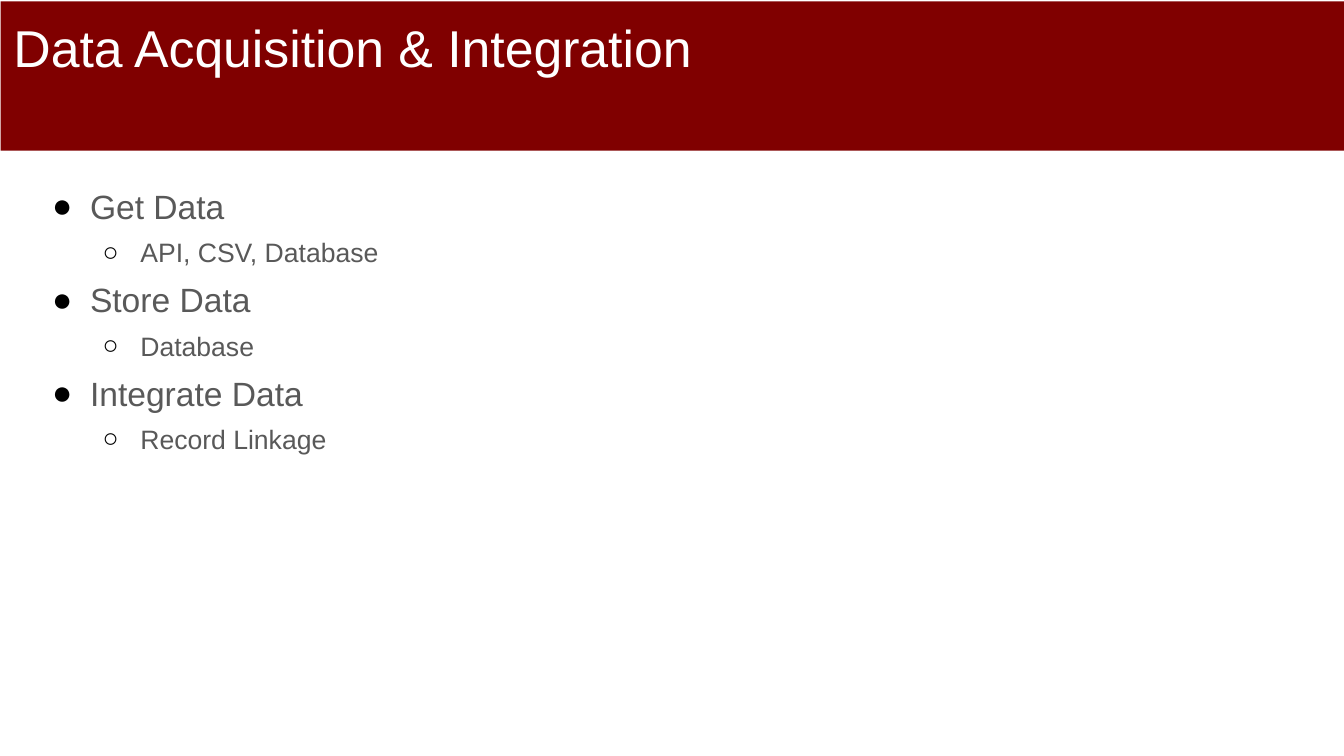
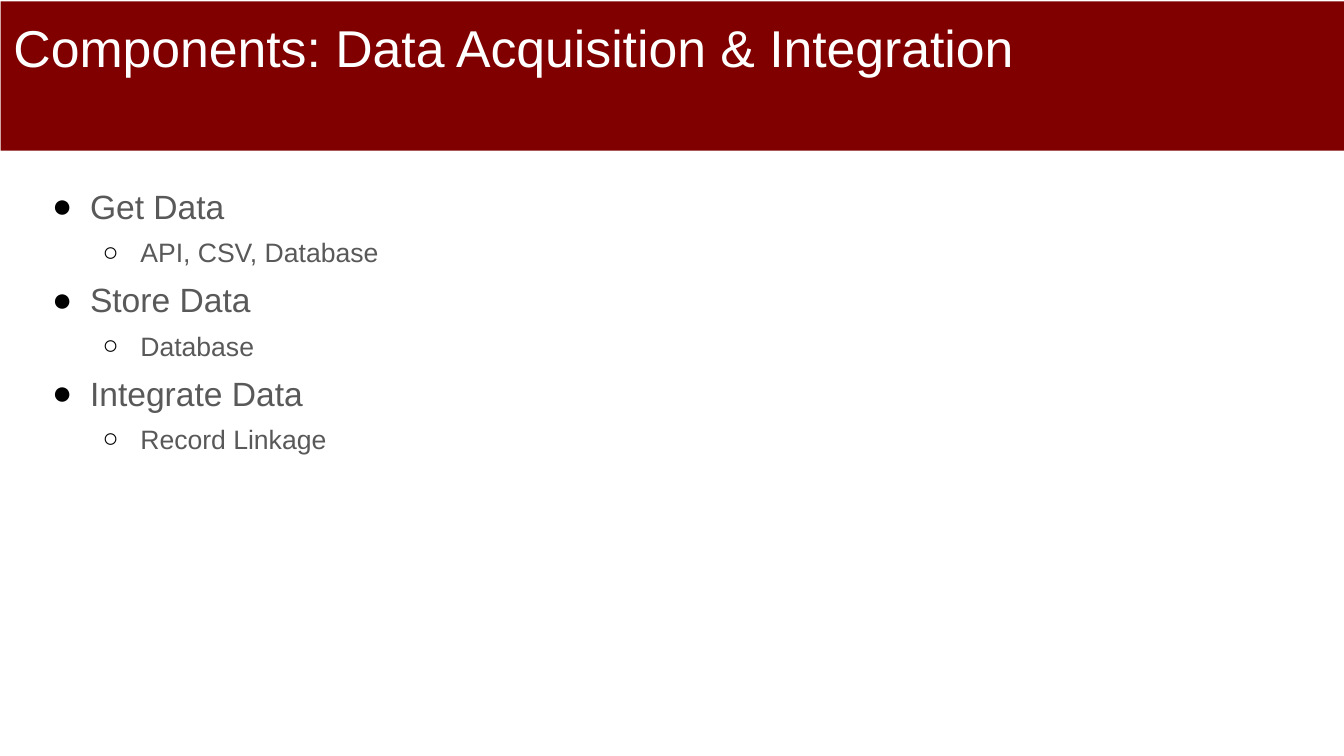
Before and after one commit to dssg/mlforpublicpolicylab, a slide deck: slide 10 of 04 - Machine Learning Pipelines/Machine-Learning-Pipelines.pptx. Drawn at 1344x756 pixels with LibreOffice and Linux fonts; fonts in the diff are those of the drawing. Boxes give left, top, right and bottom in pixels: in the first picture for what was removed or moved away, otherwise in the second. Text is boxed around its words. In the diff, an @@ line names an element or a change of style, - is before the commit and + after.

```diff
--- a/04 - Machine Learning Pipelines/Machine-Learning-Pipelines.pptx
+++ b/04 - Machine Learning Pipelines/Machine-Learning-Pipelines.pptx
@@ title at (13,29,1013,78): text changed @@
-Data Acquisition & Integration
+Components: Data Acquisition & Integration
```
Also in this commit, not shown: 9 other slides changed.
